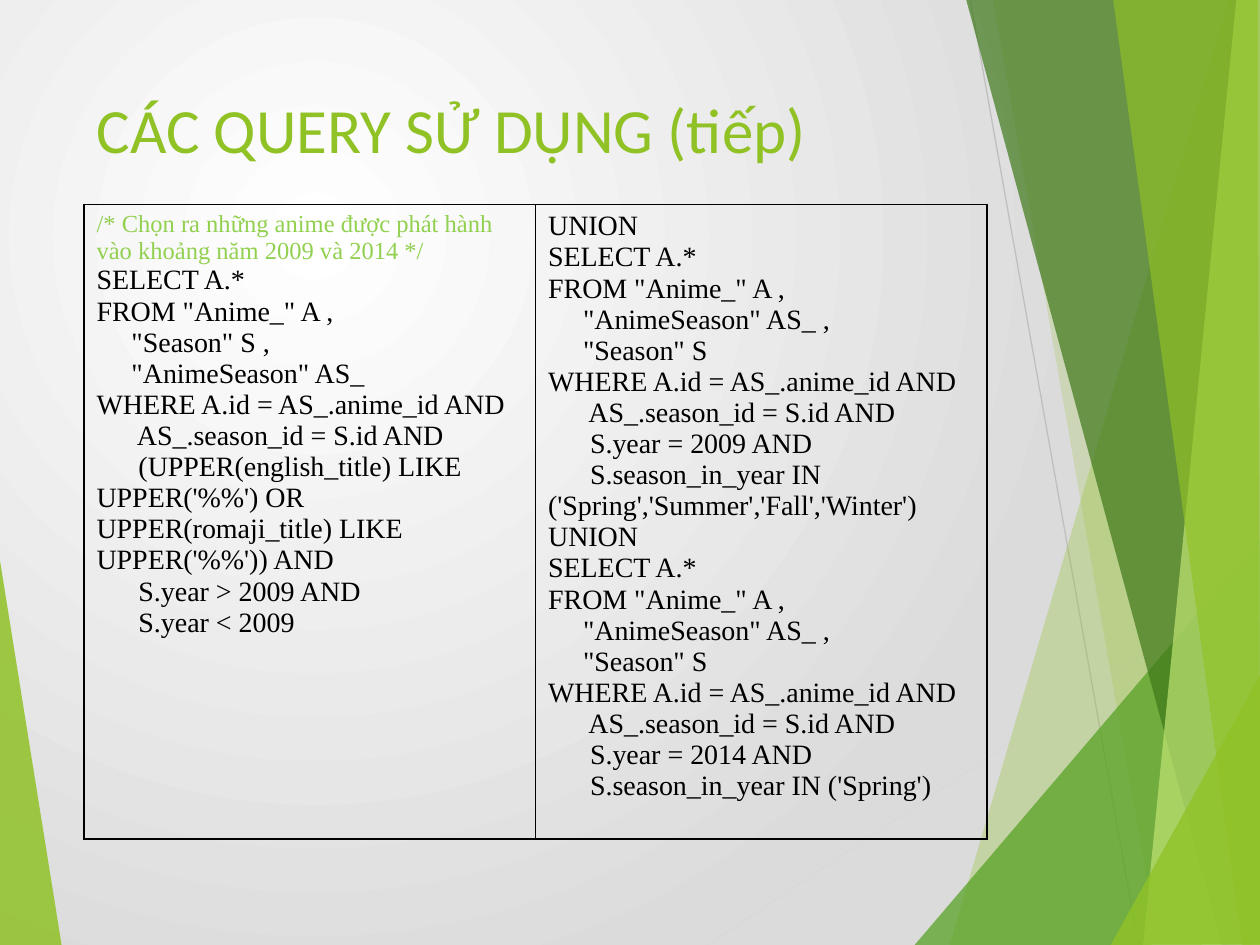
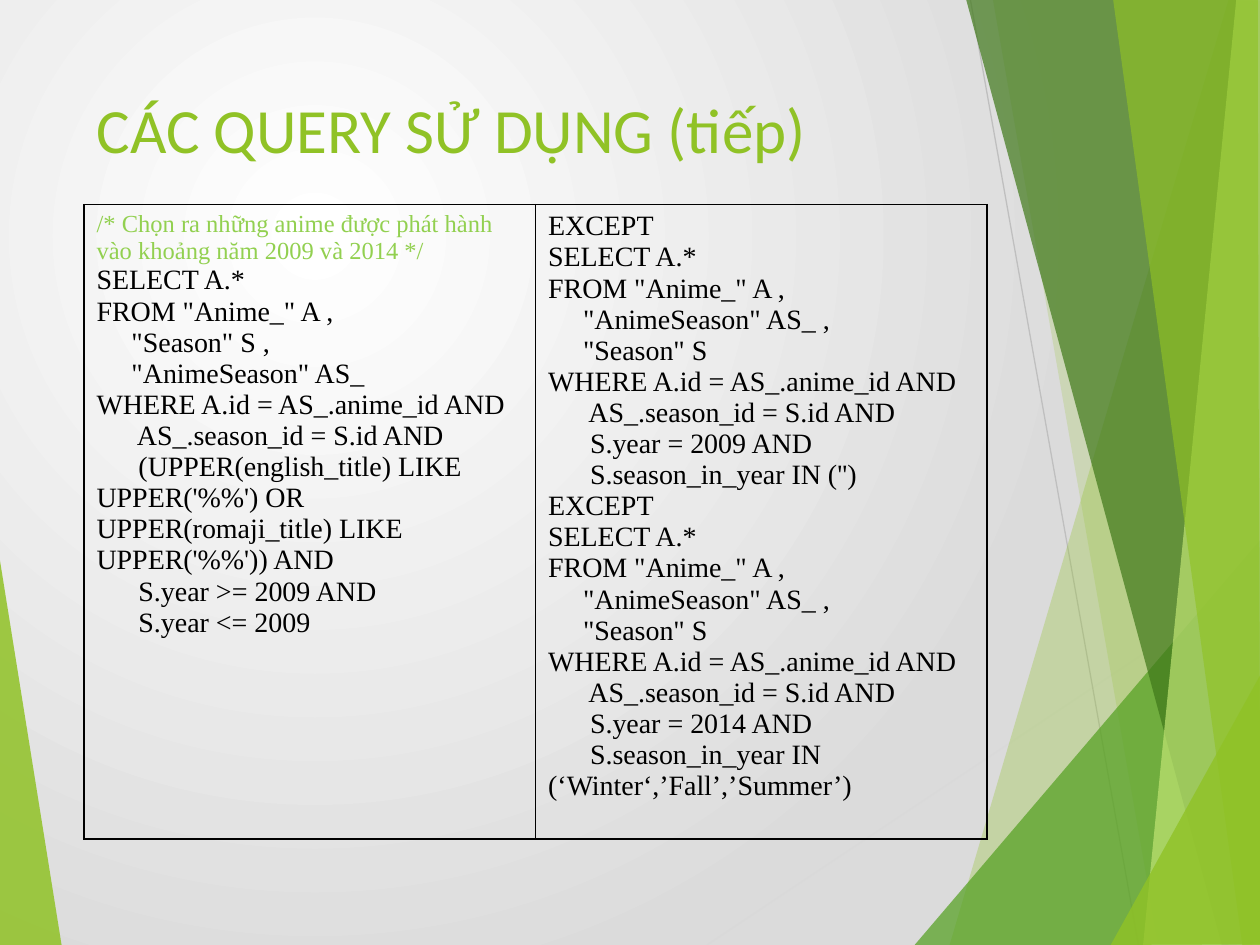
Before and after one commit to fuuka1994/animesearch, a slide deck: slide 19 of REPORT_README/Report.pptx. Drawn at 1260x945 pixels with LibreOffice and Linux fonts; fonts in the diff are those of the drawing. Boxes give left, top, right and bottom in pixels: in the first picture for what was removed or moved away, otherwise in the second. Text is boxed around its words. In the diff, an @@ line names an element or a change of style, - is before the commit and + after.

Commit message:
Update readme, query

```diff
--- a/REPORT_README/Report.pptx
+++ b/REPORT_README/Report.pptx
@@ table at (x1=84, y1=204, x2=987, y2=888) @@
@@ row 1, column 1: "/* Chọn ra những anime được phát hành vào khoảng năm 2009 và 2014 */ / SELECT A.* / FROM "Anime_" A , / "Season" S , / "AnimeSeason" AS_ / WHERE A.id = AS_.anime_id AND / AS_.season_id = S.id AND / (UPPER(english_title) LIKE UPPER('%%') OR UPPER(romaji_title) LIKE UPPER('%%')) AND / S.year > 2009 AND / S.year < 2009" to "/* Chọn ra những anime được phát hành vào khoảng năm 2009 và 2014 */ / SELECT A.* / FROM "Anime_" A , / "Season" S , / "AnimeSeason" AS_ / WHERE A.id = AS_.anime_id AND / AS_.season_id = S.id AND / (UPPER(english_title) LIKE UPPER('%%') OR UPPER(romaji_title) LIKE UPPER('%%')) AND / S.year >= 2009 AND / S.year <= 2009" @@
@@ row 1, column 2: "UNION / SELECT A.* / FROM "Anime_" A , / "AnimeSeason" AS_ , / "Season" S / WHERE A.id = AS_.anime_id AND / AS_.season_id = S.id AND / S.year = 2009 AND / S.season_in_year IN ('Spring','Summer','Fall','Winter') / UNION / SELECT A.* / FROM "Anime_" A , / "AnimeSeason" AS_ , / "Season" S / WHERE A.id = AS_.anime_id AND / AS_.season_id = S.id AND / S.year = 2014 AND / S.season_in_year IN ('Spring')" to "EXCEPT / SELECT A.* / FROM "Anime_" A , / "AnimeSeason" AS_ , / "Season" S / WHERE A.id = AS_.anime_id AND / AS_.season_id = S.id AND / S.year = 2009 AND / S.season_in_year IN ('') / EXCEPT / SELECT A.* / FROM "Anime_" A , / "AnimeSeason" AS_ , / "Season" S / WHERE A.id = AS_.anime_id AND / AS_.season_id = S.id AND / S.year = 2014 AND / S.season_in_year IN (‘Winter‘,’Fall’,’Summer’)" @@
```
Also in this commit, not shown: 3 other slides changed, 3 other files.
